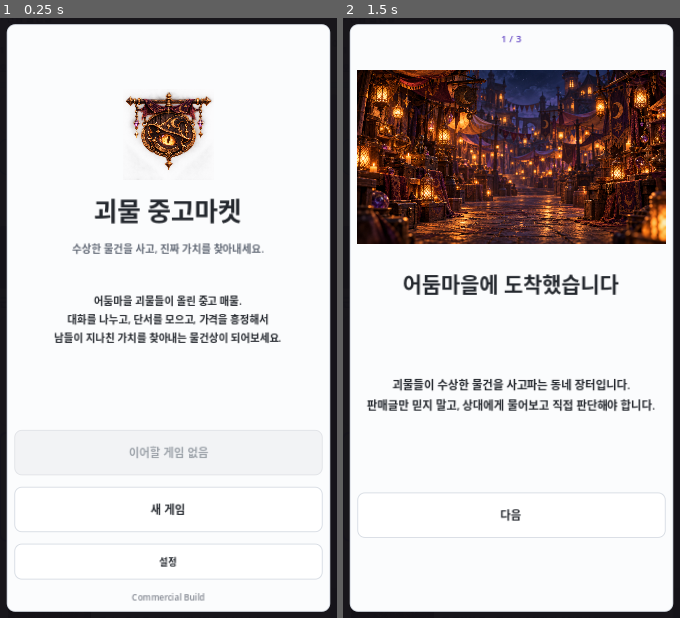
Above: before the commit, frames 1-2 (left to right).
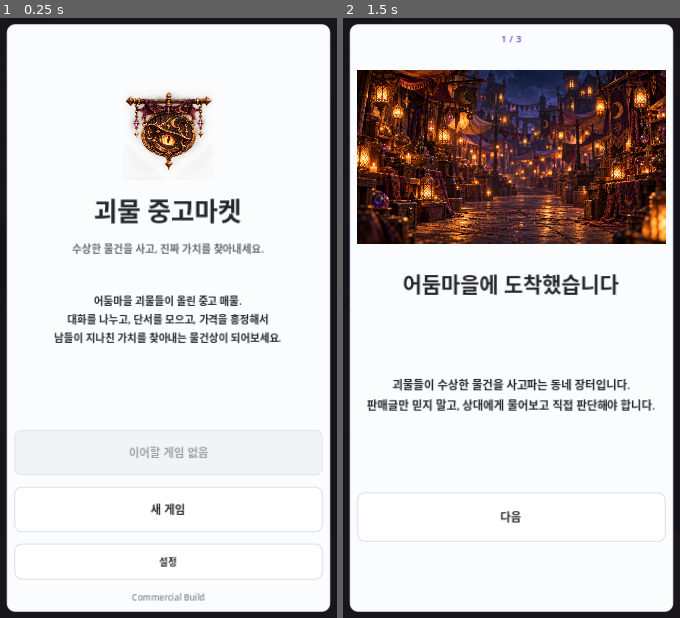
Above: after the commit, the same moments.

Repository: Queenrain9/monster-used-market
Game: Godot game, scene res://scenes/main.tscn
Two runs of this game, one before a commit and one after it. Both use one fixed random seed, a clock stepped at 60 frames per second and the inputs below.
Inputs (mouse positions are in pixels of both pictures, inside the frame that each line leads up to):
- Up to frame 1 (0.25 s): no input
- Up to frame 2 (1.5 s): click (508, 114) at 0.52 s; type "12" at 0.6 s; click "새 게임" at 1.25 s

The runs differ from the first frame. In frame 2, 0.4% of the frame differs, in the area x 4-96%, y 81-88%.

Commit message:
feat: connect presentation feedback to core commercial actions

Diff:
--- a/scripts/main.gd
+++ b/scripts/main.gd
@@ -752,9 +752,10 @@
 	_toast_serial += 1
 	var serial = _toast_serial
 	toast_label.text = text_value
+	if DisplayServer.get_name() == "headless":
+		toast_panel.hide()
+		return
 	toast_panel.show()
-	if DisplayServer.get_name() == "headless":
-		return
 	get_tree().create_timer(2.2).timeout.connect(_hide_toast_if_serial.bind(serial), CONNECT_ONE_SHOT)
 
 
@@ -1757,11 +1758,10 @@
 		market_visits_remaining += gain
 	_update_header()
 	_render_workshop()
-	_set_status("%s Lv.%d 업그레이드 완료 · %s" % [
-		str(upgrade["name"]),
-		level + 1,
-		"현재 플레이에 바로 적용됩니다."
-	])
+	var upgrade_message = "%s Lv.%d 업그레이드 완료" % [str(upgrade["name"]), level + 1]
+	_set_status(upgrade_message + " · 현재 플레이에 바로 적용됩니다.")
+	_presentation_event("upgrade", "success")
+	_show_toast(upgrade_message)
 	_save_game()
 
 
@@ -1885,7 +1885,10 @@
 	_update_header()
 	_render_town()
 	_show_panel(town_panel)
-	_set_status("DAY %d이 시작됐습니다. 새로운 상권과 매물을 확인하세요." % merchant_day)
+	var day_message = "DAY %d이 시작됐습니다." % merchant_day
+	_set_status(day_message + " 새로운 상권과 매물을 확인하세요.")
+	_presentation_event("day_end", "success")
+	_show_toast(day_message)
 	_save_game()
 
 
@@ -2081,6 +2084,7 @@
 	selected_market_index = index
 	$Margin/RootVBox/DetailPanel/Scroll.scroll_vertical = 0
 	current_stage = "detail"
+	_presentation_event("open_listing", "light")
 	_render_detail()
 	_show_panel(detail_panel)
 	_set_status("판매자가 올린 글을 보고 필요한 것만 더 물어보거나 확인한 뒤, 가격을 제안해보세요.")
@@ -2430,6 +2434,7 @@
 			updated = _append_unseen_story_messages(updated)
 
 		_sync_market_listing(updated)
+		_presentation_event("message_send", "light")
 		_render_seller_chat()
 		_set_status("판매자와 대화를 이어갔습니다.")
 		_save_game()
@@ -2602,6 +2607,7 @@
 
 
 func _submit_offer() -> void:
+	_presentation_event("offer_submit", "medium")
 	var listing = _current_market_listing()
 	if listing.is_empty():
 		return
@@ -2704,7 +2710,10 @@
 	_update_header()
 	_render_inventory()
 	_show_panel(inventory_panel)
-	_set_status("%s에게서 물건을 받아왔습니다. 이제 감정할지, 바로 팔지, 보관할지 정할 수 있습니다." % Art.seller_name(listing.get("seller", {})))
+	var purchase_message = "%s에게서 물건을 받아왔습니다." % Art.seller_name(listing.get("seller", {}))
+	_set_status(purchase_message + " 이제 감정할지, 바로 팔지, 보관할지 정할 수 있습니다.")
+	_presentation_event("purchase", "success")
+	_show_toast(purchase_message)
 	_save_game()
 
 
@@ -3022,6 +3031,10 @@
 	if int(collection_reward.get("gold", 0)) > 0 or int(collection_reward.get("reputation", 0)) > 0:
 		appraisal_status += " " + last_collection_reward
 	_set_status(appraisal_status)
+	_presentation_event("appraisal_reveal", "success")
+	_show_toast("감정 완료 · %s" % Art.item_name(listing))
+	if not last_collection_reward.is_empty():
+		_show_toast(last_collection_reward, "goal_complete")
 	_save_game()
 
 
@@ -3257,6 +3270,10 @@
 	if not last_collection_reward.is_empty():
 		result_status += " · " + last_collection_reward
 	_set_status(result_status)
+	_presentation_event("sale_complete", "success")
+	_show_toast("거래 완료 · 순이익 %s" % _signed_money(profit))
+	if not last_collection_reward.is_empty():
+		_show_toast(last_collection_reward, "goal_complete")
 	_save_game()
 
 
@@ -3312,6 +3329,12 @@
 	market_nav_button.set_pressed_no_signal(current_stage in ["market", "detail", "chat", "deal"])
 	inventory_nav_button.set_pressed_no_signal(current_stage in ["inventory", "appraisal", "sale"])
 	records_nav_button.set_pressed_no_signal(current_stage == "result")
+
+	_set_bgm_state(_bgm_state_for_target(target))
+	_capture_base_font_sizes()
+	_apply_accessibility_settings()
+	_play_screen_enter(target)
+	_maybe_show_context_tip(current_stage)
 
 
 func _update_header() -> void:
